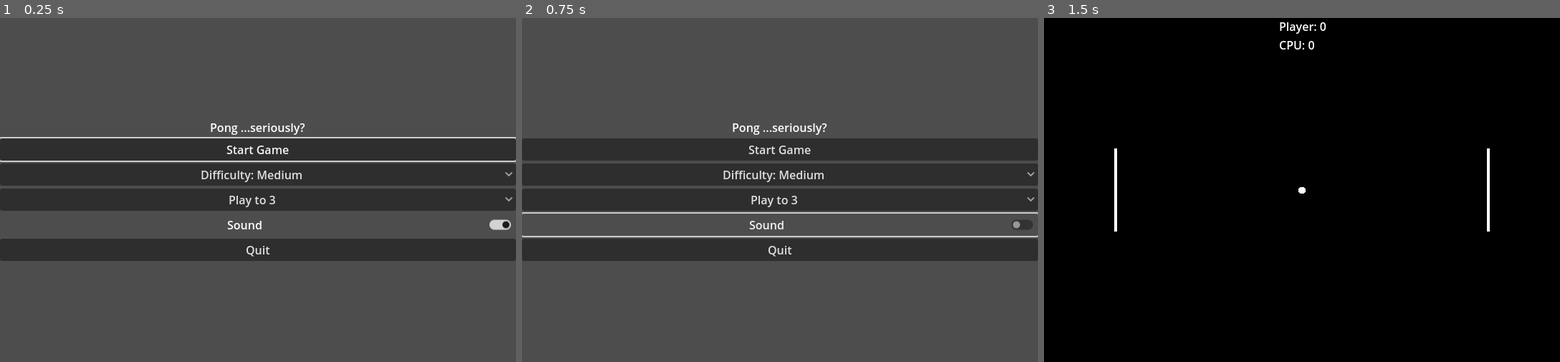
Above: before the commit, frames 1-3 (left to right).
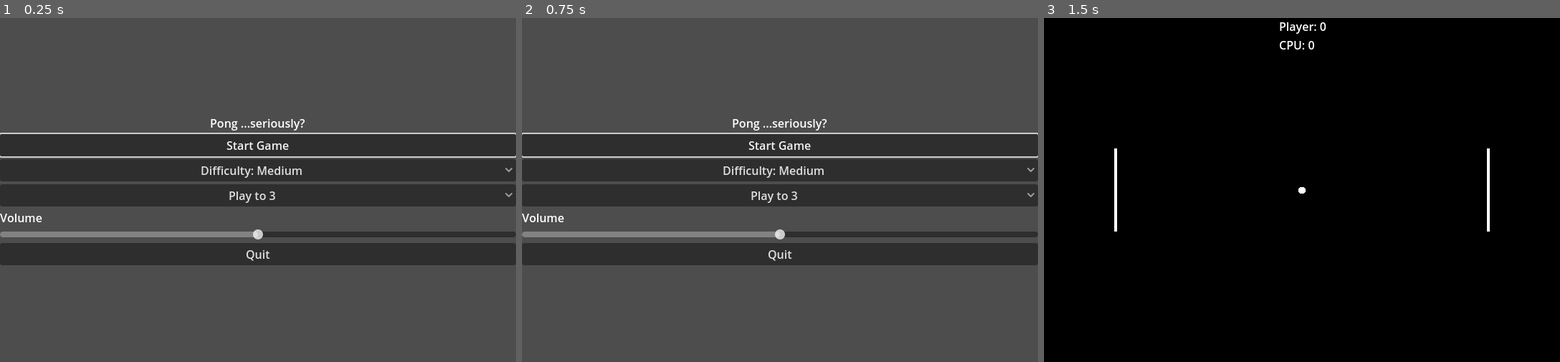
Above: after the commit, the same moments.

Repository: ihavenoface5/pong
Game: Godot game, scene res://scenes/main_menu.tscn
Two runs of this game, one before a commit and one after it. Both use one fixed random seed, a clock stepped at 60 frames per second and the inputs below.
Inputs (mouse positions are in pixels of both pictures, inside the frame that each line leads up to):
- Up to frame 1 (0.25 s): no input
- Up to frame 2 (0.75 s): click (780, 224) at 0.5 s, where only the run before the commit has a clickable "Sound"
- Up to frame 3 (1.5 s): click "Start Game" at 1.25 s

The runs differ from the first frame. In frame 1, 12% of the frame differs, in the area x 0-100%, y 29-72%; in frame 2, 12%; in frame 3, nothing differs.

Commit message:
volume and option preselection

Diff:
--- a/game.gd
+++ b/game.gd
@@ -32,8 +32,8 @@
 	leftBarrier.connect("left_barrier_entered", cpuScored)
 	rightBarrier.connect("right_barrier_entered", playerScored)
 
-	if GameSettings.enableSound:
-		_setupAudio()
+	if GameSettings.volume > 0:
+		_setupAudio(GameSettings.volume)
 		ball.connect("ball_collided_with_paddle", playBallHitSound)
 
 	_updateScoreLabel()
@@ -69,13 +69,15 @@
 		print(event)
 		_restartGame()
 
-func _setupAudio() -> void:
+func _setupAudio(volume: float) -> void:
 	for i in num_hit_sounds:
 		var player = AudioStreamPlayer.new()
+		player.volume_linear = volume
 		player.stream = load("res://assets/pop%d.mp3" % i)
 		add_child(player)
 		soundPool.append(player)
 	add_child(endGameSound)
+	endGameSound.volume_linear = volume
 
 func resetGame() -> void:
 	paddle.reset()
@@ -105,7 +107,7 @@
 
 func _handleGameOver() -> void:
 	ignoreInput = true
-	if GameSettings.enableSound:
+	if GameSettings.volume > 0:
 		_playGameOverSound()
 	_showGameOver(true)
 	gameState = GameState.over
--- a/scenes/game_settings.gd
+++ b/scenes/game_settings.gd
@@ -2,7 +2,7 @@
 
 var difficulty = Difficulty.medium
 var winScore = 3
-var enableSound = true
+var volume = 0.5
 
 enum Difficulty {
 	easy = 0,
--- a/scenes/main_menu.gd
+++ b/scenes/main_menu.gd
@@ -5,11 +5,10 @@
 	%QuitButton.pressed.connect(_on_quit_pressed)
 	%DifficultySelection.item_selected.connect(_on_difficulty_selected)
 	%MaxScoreSelection.item_selected.connect(_on_max_score_selected)
-	%SoundOption.toggled.connect(_on_sound_toggled)
-	# default settings
-	GameSettings.difficulty = GameSettings.Difficulty.medium
-	GameSettings.winScore = 3
-	GameSettings.enableSound = true
+	%Volume.value_changed.connect(_on_volume_changed)
+	%Volume.value = GameSettings.volume * 100
+	%DifficultySelection.select(GameSettings.difficulty)
+	%MaxScoreSelection.select(0 if GameSettings.winScore == 3 else 1 if GameSettings.winScore == 5 else 2)
 	%StartButton.grab_focus()
 
 func _on_start_pressed() -> void:
@@ -30,5 +29,5 @@
 func _on_max_score_selected(index: int) -> void:
 	GameSettings.winScore = 3 if index == 0 else 5 if index == 1 else 10
 
-func _on_sound_toggled(enabled: bool) -> void:
-	GameSettings.enableSound = enabled
+func _on_volume_changed(volume: float) -> void:
+	GameSettings.volume = volume / 100
--- a/scenes/main_menu.tscn
+++ b/scenes/main_menu.tscn
@@ -56,12 +56,14 @@
 popup/item_2/text = "Play to 10"
 popup/item_2/id = 2
 
-[node name="SoundOption" type="CheckButton" parent="VBoxContainer"]
+[node name="VolumeLabel" type="Label" parent="VBoxContainer"]
+layout_mode = 2
+text = "Volume"
+
+[node name="Volume" type="HSlider" parent="VBoxContainer"]
 unique_name_in_owner = true
 layout_mode = 2
-button_pressed = true
-text = "Sound"
-alignment = 1
+value = 1.0
 
 [node name="QuitButton" type="Button" parent="VBoxContainer"]
 unique_name_in_owner = true
